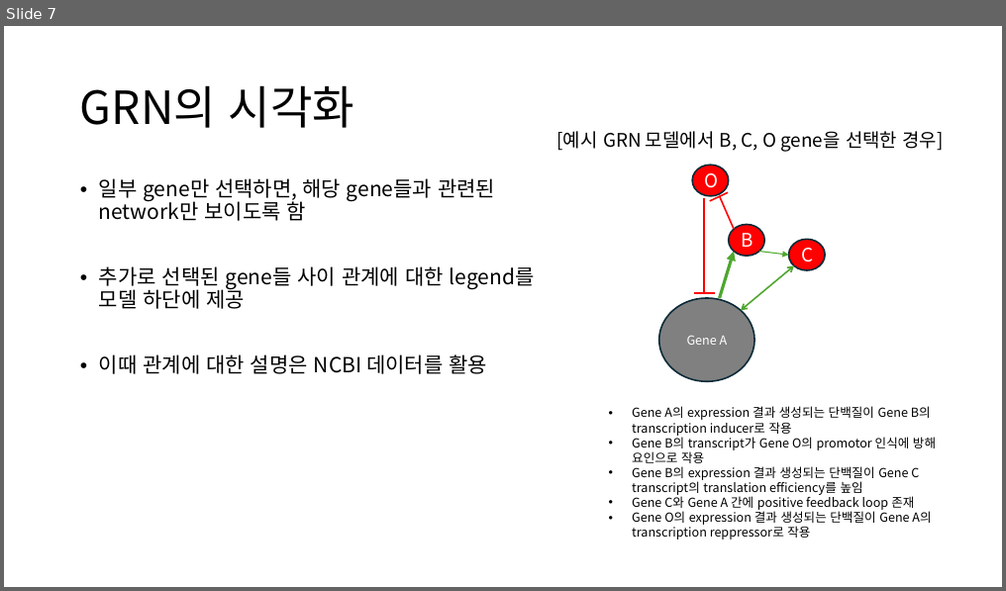
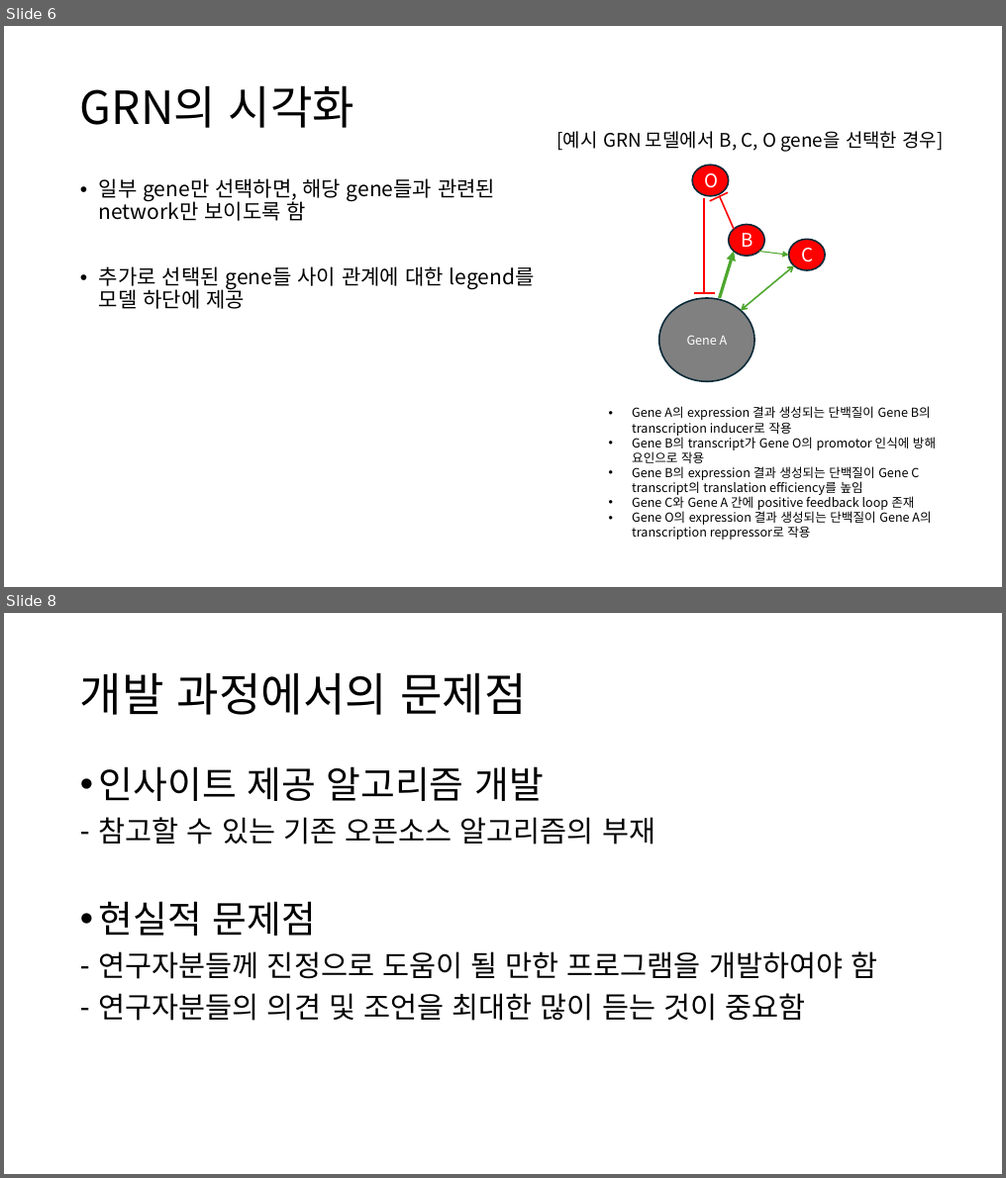
Before and after one commit to summer-121/Genetwork, a slide deck: GeNetwork_Scheme.pptx. Shown one above the other, each under a label of ours: slide 7 before the commit, slides 6 and 8 after it; the slides between them are not shown. The pictures are 1006x591 and 1006x1178 pixels, drawn with LibreOffice and Linux fonts; fonts in the diff are those of the drawing. Boxes give left, top, right and bottom in pixels: in the first picture for what was removed or moved away, otherwise in the second. Text is boxed around its words. In the diff, an @@ line names an element or a change of style, - is before the commit and + after.

```diff
--- a/GeNetwork_Scheme.pptx
+++ b/GeNetwork_Scheme.pptx
@@ slide 8 added at (x1=4, y1=613, x2=1002, y2=1174), background #FFFFFF @@
@@ title added at (x1=80, y1=672, x2=526, y2=715), 44 pt, text #000000 @@
+개발 과정에서의 문제점
@@ text added at (x1=99, y1=766, x2=878, y2=1021), 28 pt, text #000000 @@
+• 인사이트 제공 알고리즘 개발
+– 참고할 수 있는 기존 오픈소스 알고리즘의 부재
+• 현실적 문제점
+– 연구자분들께 진정으로 도움이 될 만한 프로그램을 개발하여야 함
+– 연구자분들의 의견 및 조언을 최대한 많이 듣는 것이 중요함
@@ what was slide 7 is now slide 6 @@
@@ slide 6 changed as well @@
@@ text at (x1=99, y1=355, x2=487, y2=374): paragraph removed @@
-• 이때 관계에 대한 설명은 NCBI 데이터를 활용
```
Also in this commit, not shown: 6 other slides changed, 1 other slide added, 1 slide removed.
